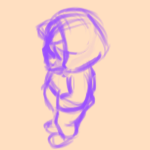
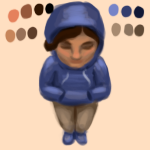
Revision of a layered 150px x 150px image; what changed, layer by layer:
showed "charpalette" over box(4, 2, 145, 44)
hid "left", blend normal → multiply over box(34, 6, 111, 150)
added layer "front" (2nd of 2) above "characterneutral copy" over box(38, 1, 113, 146)
